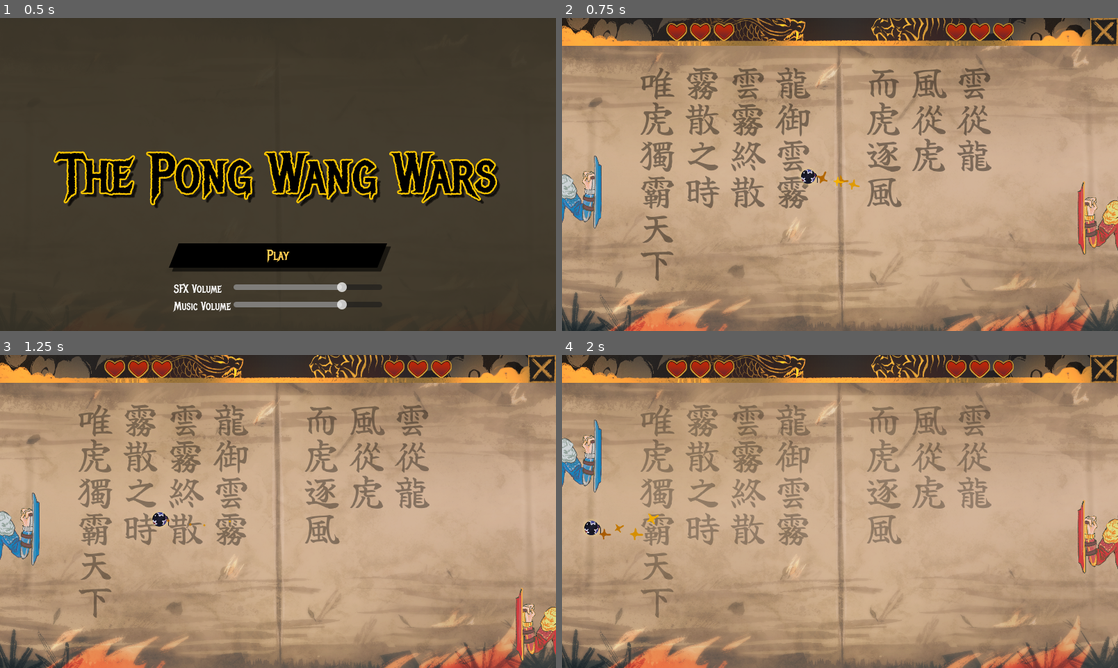
Above: before the commit, frames 1-4 (two rows, left to right).
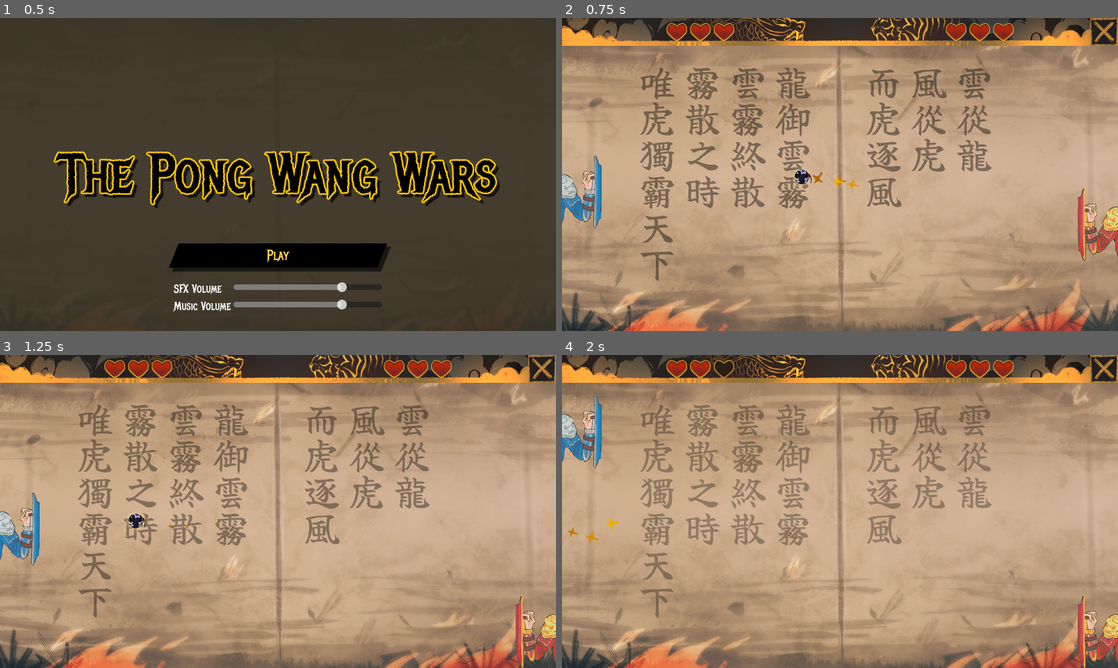
Above: after the commit, the same moments.

Repository: parrotwise/gmtk26-pong
Game: Godot game, scene res://Menu/main_menu.tscn
Same seed, same stepped clock (60 frames per second), same inputs: the game is played once before the commit and once after it. Sound files missing from this copy of the repository are replaced by a short silence.
Inputs:
- Up to frame 1 (0.5 s): no input
- Up to frame 2 (0.75 s): click "Play" at 0.5 s
- Up to frame 3 (1.25 s): no input
- Up to frame 4 (2 s): hold Up (ui_up) from 1.28 s (still down)

Frame 1 is identical in both runs. In frame 2, 1.0% of the frame differs, in the area x 41-100%, y 48-78%; in frame 3, 1.1%; in frame 4, 3.7%, in the area x 0-100%, y 2-100%.

Commit message:
Implement opponent AI, increase opponent speed but add a reaction time as cooldown for changing direction, increase ball speed and speedup per bounce, increase player speed to compensate

Diff:
--- a/Scenes/game_scene.tscn
+++ b/Scenes/game_scene.tscn
@@ -134,6 +134,7 @@
 [node name="Player" type="CharacterBody2D" parent="Battlefield/Objects" unique_id=1821175186]
 position = Vector2(32, 250)
 script = ExtResource("2_1ixah")
+speed = 200.0
 
 [node name="Sprite" type="Sprite2D" parent="Battlefield/Objects/Player" unique_id=1435339467]
 scale = Vector2(0.25, 0.25)
--- a/Scripts/ball.gd
+++ b/Scripts/ball.gd
@@ -18,8 +18,8 @@
 signal score_opponent
 
 
-@export var speed: float = 250
-@export var pct_speedup_per_bump: int = 2
+@export var speed: float = 300
+@export var pct_speedup_per_bump: int = 5
 @export_range(0.0, 2.0, 0.1) var reflection_bias_strength: float = 1.0
 
 # 180° = reflection direction can be asymptotically vertical
--- a/Scripts/opponent.gd
+++ b/Scripts/opponent.gd
@@ -18,11 +18,13 @@
 var bottom_limit: float:
 	get: return get_viewport_rect().size.y - ($Collider.shape.height / 2)
 
-@export var speed: float = 200
+@export var speed: float = 250
+@export var reaction_time: float = .25
 
 var health: int
 var direction: Direction
 var velocity: float
+var reaction_cooldown: float
 
 
 func _ready() -> void:
@@ -35,15 +37,31 @@
 		velocity = -speed * delta
 	elif direction == Direction.DOWN:
 		velocity = speed * delta
+	else:
+		velocity = 0
 
-	position.y += velocity
+	position.y = clampf(position.y + velocity, top_limit, bottom_limit)
 
-	if position.y >= bottom_limit:
-		direction = Direction.UP
-	elif position.y <= top_limit:
-		direction = Direction.DOWN
+	if reaction_cooldown:
+		reaction_cooldown = maxf(0, reaction_cooldown - delta)
 
-	position.y = clamp(position.y, top_limit, bottom_limit)
+	elif is_instance_valid(GameManager.ball):
+		var ball_direction_normalized: float = (
+			GameManager.ball.direction
+			if GameManager.ball.direction > 0 else
+			GameManager.ball.direction + 2 * PI
+		)
+		var ball_facing_right: bool = ball_direction_normalized < PI / 2 or ball_direction_normalized > PI * 3/2
+
+		if ball_facing_right:
+			reaction_cooldown = reaction_time
+
+			if GameManager.ball.position.y > (position.y + $Collider.shape.height / 2):
+				direction = Direction.DOWN
+			elif GameManager.ball.position.y < (position.y - $Collider.shape.height / 2):
+				direction = Direction.UP < (position.y + $Collider.shape.height / 2)
+			else:
+				direction = Direction.NONE
 
 
 func lose_health() -> void:
@@ -58,3 +76,4 @@
 	health = 3
 	direction = Direction.DOWN
 	velocity = 0
+	reaction_cooldown = 0
--- a/Scripts/player.gd
+++ b/Scripts/player.gd
@@ -4,7 +4,7 @@
 signal no_health
 signal health_changed(new_health : int)
 
-@export var speed: float = 150
+@export var speed: float = 200
 
 var collider: CollisionShape2D:
 	get: return $Collider
